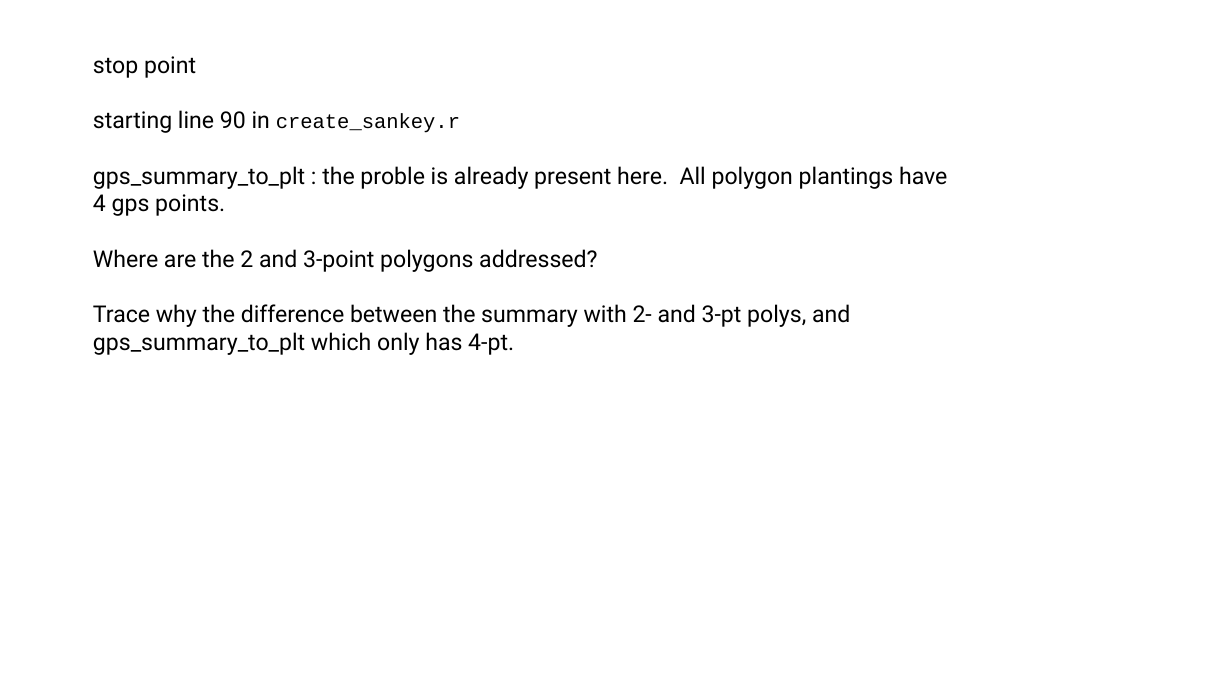
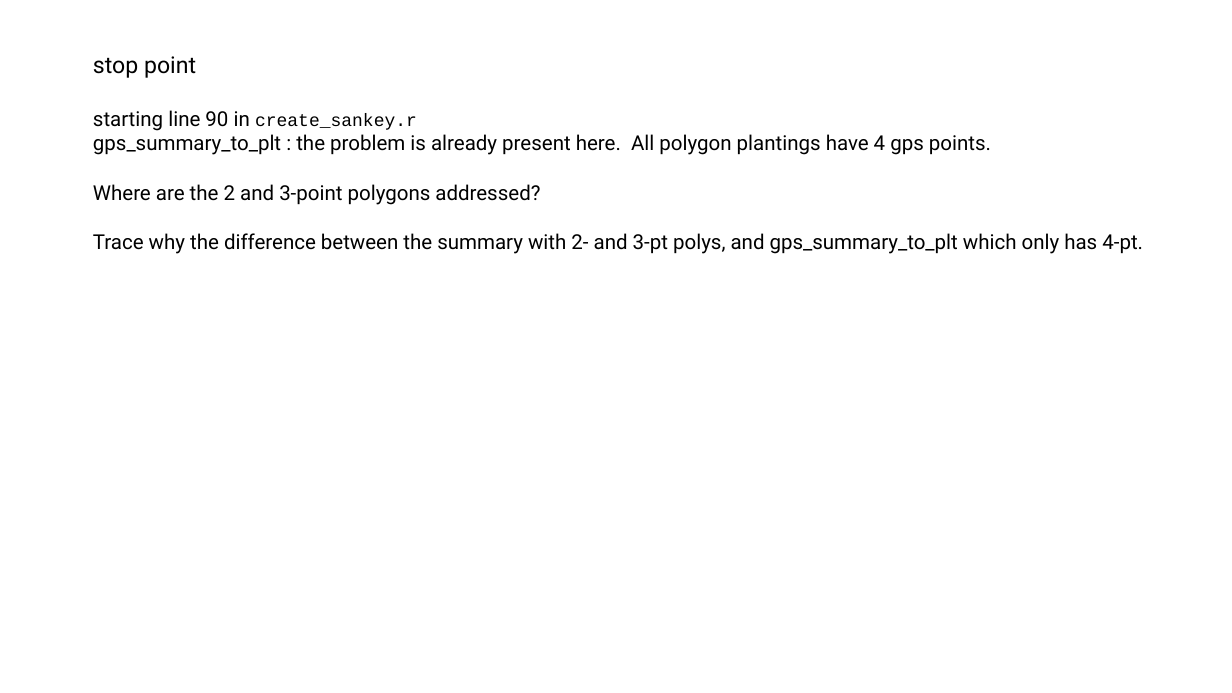
Before and after one commit to WA-Nearshore/seagrass-restoration-processing, a slide deck: slide 2 of docs/seagrass_restoration_storymap_notes.pptx. Drawn at 1232x693 pixels with LibreOffice and Linux fonts; fonts in the diff are those of the drawing. Boxes give left, top, right and bottom in pixels: in the first picture for what was removed or moved away, otherwise in the second. Text is boxed around its words. In the diff, an @@ line names an element or a change of style, - is before the commit and + after.

```diff
--- a/docs/seagrass_restoration_storymap_notes.pptx
+++ b/docs/seagrass_restoration_storymap_notes.pptx
@@ text at (93,110,1143,254): size 18 to 16 pt in "starting line 90 in", "Where are the 2 and 3-point polygons ...", "Trace why the difference between the summary ..."; size 16 to 14 pt in "create_sankey.r" @@
@@ text at (93,134,991,155): text changed; size 18 to 16 pt @@
-gps_summary_to_plt : the proble is already present here. All polygon plantings have 4 gps points.
+gps_summary_to_plt : the problem is already present here. All polygon plantings have 4 gps points.
```
Also in this commit, not shown: 1 other slide changed, 1 slide added, 49 other files.
